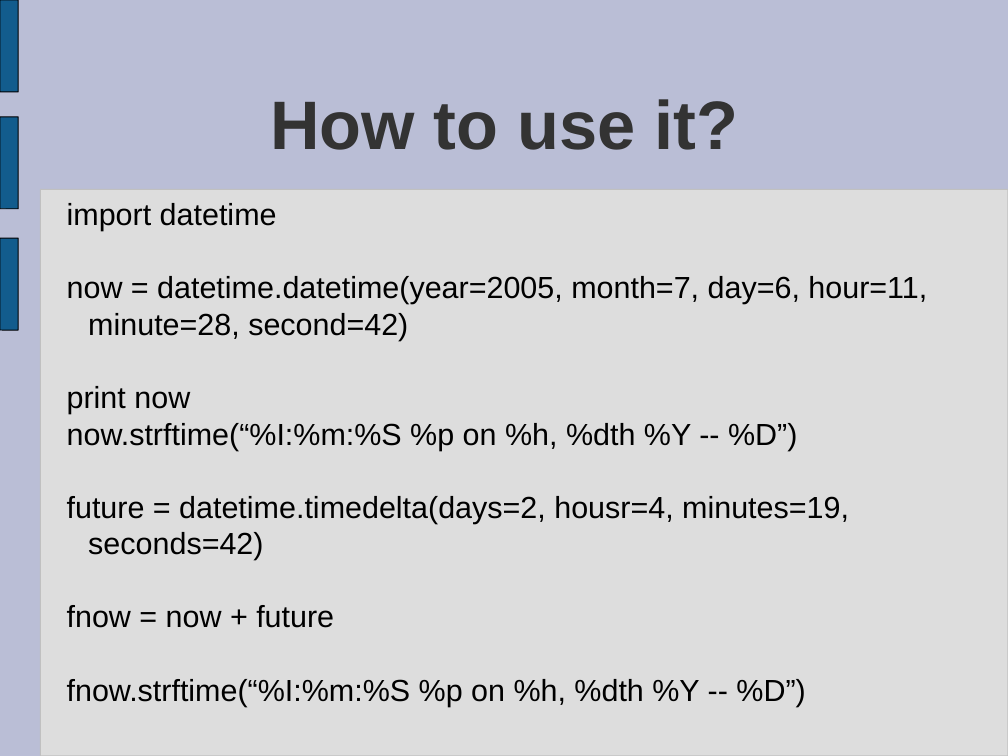
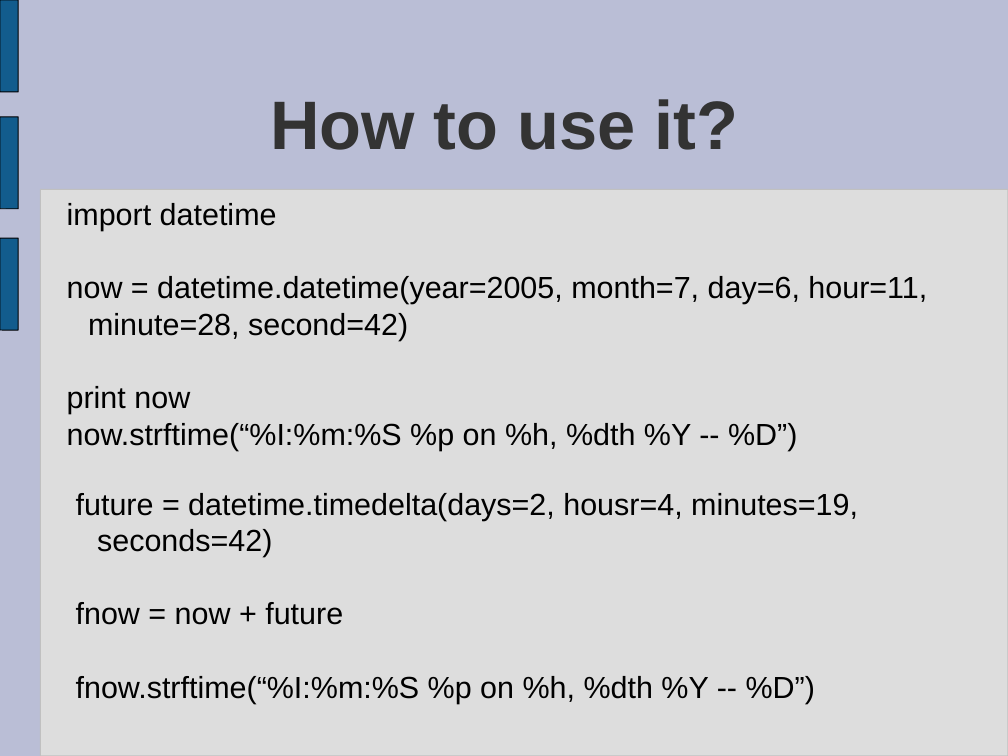
Before and after one commit to tdyhacker/pythonexploration, a slide deck: slide 3 of DateTime/DateTime.ppt. Drawn at 1008x756 pixels with LibreOffice and Linux fonts; fonts in the diff are those of the drawing. Boxes give left, top, right and bottom in pixels: in the first picture for what was removed or moved away, otherwise in the second. Text is boxed around its words. In the diff, an @@ line names an element or a change of style, - is before the commit and + after.

```diff
--- a/DateTime/DateTime.ppt
+++ b/DateTime/DateTime.ppt
@@ text "import datetime" at [67,203,927,450]: indent changed @@
@@ text at [67,496,849,707]: paragraphs removed @@
-  future = datetime.timedelta(days=2, housr=4, minutes=19, seconds=42)
-  fnow = now + future
-  fnow.strftime(“%I:%m:%S %p on %h, %dth %Y -- %D”)
@@ text added at [76,493,858,703], 24 pt, text #000000 @@
+  future = datetime.timedelta(days=2, housr=4, minutes=19, seconds=42)
+  fnow = now + future
+  fnow.strftime(“%I:%m:%S %p on %h, %dth %Y -- %D”)
```
Also in this commit, not shown: 2 other slides changed, 8 other files.
